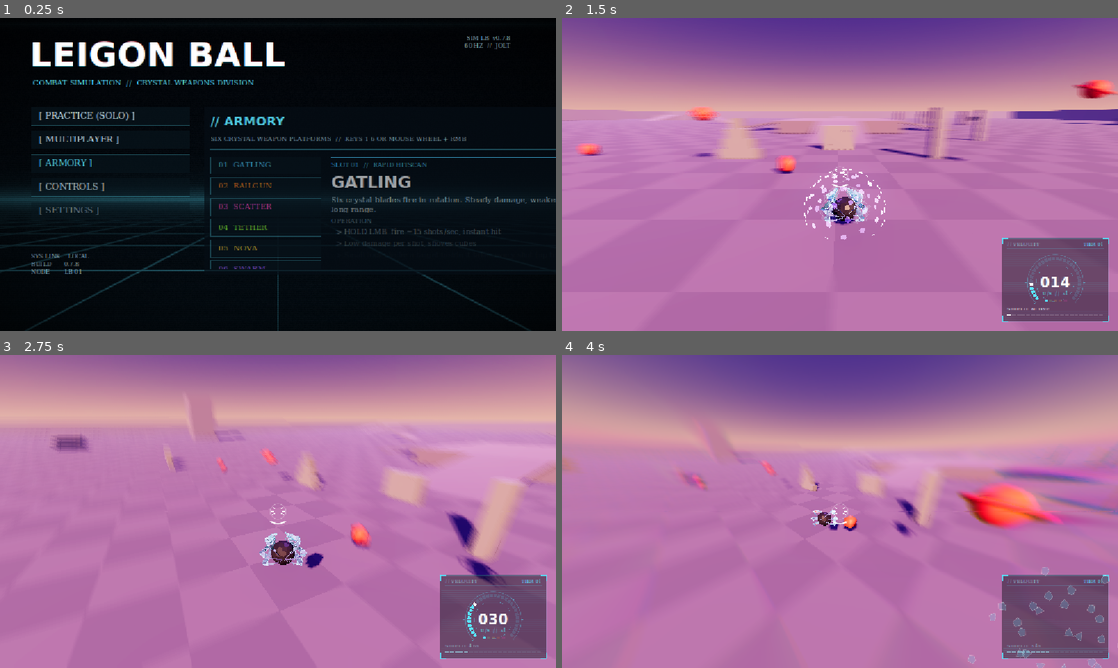
Above: before the commit, frames 1-4 (two rows, left to right).
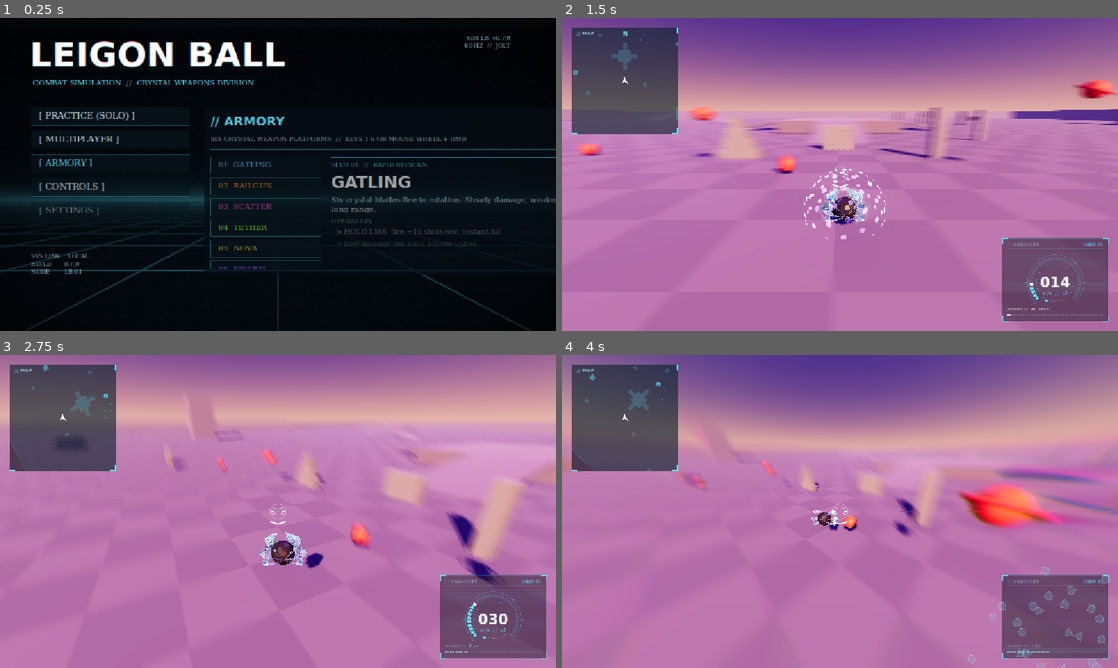
Above: after the commit, the same moments.

Repository: JumpYbutSchooled/Legion-Ball-
Game: Godot game, scene res://scenes/boot.tscn
Two runs of this game, one before a commit and one after it. Both use one fixed random seed, a clock stepped at 60 frames per second and the inputs below.
Inputs (mouse positions are in pixels of both pictures, inside the frame that each line leads up to):
- Up to frame 1 (0.25 s): no input
- Up to frame 2 (1.5 s): click "[ PRACTICE (SOLO) ]" at 0.5 s; move the mouse to (962, 158) at 1.27 s; hold D (move_right) from 1.28 s (still down); tap Q (block) at 1.35 s; click (962, 158) at 1.42 s
- Up to frame 3 (2.75 s): tap Space (jump) at 1.52, 2.27 s; move the mouse to (250, 511) at 2.02 s; release D (move_right) at 2.03 s; hold W (move_forward) from 2.03 s (still down); tap Q (block) at 2.1 s; click (250, 511) at 2.17 s
- Up to frame 4 (4 s): keep holding W (move_forward); move the mouse to (851, 505) at 2.77 s; tap E (camera_right) at 2.85 s; click (851, 505) at 2.92 s; tap Q (block) at 3.05, 3.8 s; move the mouse to (834, 517) at 3.52 s; tap F (dash) at 3.6 s; click (834, 517) at 3.67 s; tap Space (jump) at 3.77 s

The runs differ from the first frame. In frame 1, less than 0.1% of the frame differs, in the area x 13-92%, y 5-80%; in frame 2, 6.5%, in the area x 1-21%, y 3-38%; in frame 3, 6.5%; in frame 4, 6.5%.

Commit message:
Release v0.7.9

Diff:
--- /dev/null
+++ b/scenes/arena_sprawl.tscn
@@ -0,0 +1,64 @@
+[gd_scene format=3]
+
+[ext_resource type="Script" path="res://scripts/spark_colliders.gd" id="1_colliders"]
+[ext_resource type="Script" path="res://scripts/maps/sprawl_map.gd" id="2_sprawl"]
+[ext_resource type="Script" path="res://scripts/arena.gd" id="3_arena"]
+
+[sub_resource type="ProceduralSkyMaterial" id="SkyMat"]
+sky_top_color = Color(0.2, 0.14, 0.42, 1)
+sky_horizon_color = Color(0.92, 0.62, 0.52, 1)
+sky_curve = 0.12
+ground_bottom_color = Color(0.1, 0.05, 0.14, 1)
+ground_horizon_color = Color(0.85, 0.58, 0.52, 1)
+sun_angle_max = 40.0
+
+[sub_resource type="Sky" id="Sky"]
+sky_material = SubResource("SkyMat")
+
+[sub_resource type="Environment" id="Env"]
+background_mode = 2
+sky = SubResource("Sky")
+ambient_light_source = 3
+ambient_light_energy = 0.85
+tonemap_mode = 3
+tonemap_white = 6.0
+ssao_enabled = true
+glow_enabled = true
+glow_intensity = 1.1
+glow_bloom = 0.08
+glow_blend_mode = 1
+fog_enabled = true
+fog_light_color = Color(0.5, 0.38, 0.7, 1)
+fog_light_energy = 0.9
+fog_sun_scatter = 0.35
+fog_density = 0.002
+fog_sky_affect = 0.1
+adjustment_enabled = true
+adjustment_saturation = 1.05
+
+[node name="Arena" type="Node3D"]
+script = ExtResource("3_arena")
+
+[node name="WorldEnvironment" type="WorldEnvironment" parent="."]
+environment = SubResource("Env")
+
+[node name="Sun" type="DirectionalLight3D" parent="."]
+rotation_degrees = Vector3(-32, 35, 0)
+light_color = Color(1, 0.72, 0.5, 1)
+light_energy = 1.35
+shadow_enabled = true
+directional_shadow_max_distance = 250.0
+
+[node name="Fill" type="DirectionalLight3D" parent="."]
+rotation_degrees = Vector3(-40, -145, 0)
+light_color = Color(0.55, 0.35, 1, 1)
+light_energy = 0.45
+sky_mode = 1
+
+[node name="Map" type="Node3D" parent="."]
+script = ExtResource("1_colliders")
+
+[node name="Layout" type="Node3D" parent="Map"]
+script = ExtResource("2_sprawl")
+
+[node name="Players" type="Node3D" parent="."]
--- a/scripts/arena.gd
+++ b/scripts/arena.gd
@@ -73,8 +73,9 @@
 func _start(net: Node) -> void:
 	if net.get("online"):
 		# Cubes and practice targets only exist offline for now (not network-synced).
-		$Targets.queue_free()
-		$LockTargets.queue_free()
+		for practice in ["Targets", "LockTargets"]:
+			if has_node(practice):
+				get_node(practice).queue_free()
 		net.connect("roster_changed", _sync_players)
 	_sync_players()
 
@@ -130,8 +131,24 @@
 func spawn_point(index: int) -> Vector3:
 	if not is_online():
 		return Vector3(0, 1, 60)  # Practice: the old start, facing the cubes.
+	var spots := _map_spawns()
+	if not spots.is_empty():
+		return spots[index % spots.size()]
 	var a := TAU * float(index % SPAWN_COUNT) / SPAWN_COUNT
 	return Vector3(sin(a), 0.0, cos(a)) * SPAWN_RADIUS + Vector3.UP
+
+
+## The map's own spawn points (Map/Layout.spawn_points()), if it has any.
+func _map_spawns() -> Array[Vector3]:
+	var layout := get_node_or_null("Map/Layout")
+	if layout and layout.has_method("spawn_points"):
+		return layout.call("spawn_points")
+	return []
+
+
+func _spawn_count() -> int:
+	var spots := _map_spawns()
+	return spots.size() if not spots.is_empty() else SPAWN_COUNT
 
 
 func is_online() -> bool:
@@ -298,7 +315,7 @@
 func _safest_spawn() -> Vector3:
 	var best := spawn_point(0)
 	var best_score := -1.0
-	for i in SPAWN_COUNT:
+	for i in _spawn_count():
 		var p := spawn_point(i)
 		var nearest := INF
 		for id in _players:
--- a/scripts/local_view.gd
+++ b/scripts/local_view.gd
@@ -5,12 +5,16 @@
 ## player's ball BEFORE adding it, so every piece is wired up by the time it's ready.
 
 const Speedometer := preload("res://scripts/ui/speedometer.gd")
+const Minimap := preload("res://scripts/ui/minimap.gd")
 
 
 func setup(ball: RigidBody3D) -> void:
 	var speedo := Speedometer.new()
 	speedo.ball = ball
 	add_child(speedo)
+	var minimap := Minimap.new()
+	minimap.ball = ball
+	add_child(minimap)
 	var rig := $CameraRig
 	var camera := $CameraRig/Pitch/SpringArm3D/Camera3D
 	var weapon := ball.get_node("Weapon")
--- /dev/null
+++ b/scripts/maps/sprawl_map.gd
@@ -0,0 +1,297 @@
+extends Node3D
+## "Sprawl", the online map, built in code when it loads. It is big and deliberately not
+## a box: an irregular outer boundary, a walled hub in the middle, a broken ring road and
+## four spokes carving it into sectors, all joined by doorways, with every wall far too
+## tall to see over. Cover is scattered with a fixed seed, so every computer (and the
+## server) builds exactly the same map.
+## Builds in _ready, which runs before the parent Map's, so Map's particle colliders
+## (spark_colliders.gd) cover all of this too.
+
+const CheckerShader := preload("res://shaders/checker.gdshader")
+
+## Taller than the ball's 120 m soft ceiling (ball.gd max_height), so nobody gets out.
+const OUTER_HEIGHT := 150.0
+const HUB_HEIGHT := 70.0
+const WALL_HEIGHT := 60.0
+const HUB_RADIUS := 90.0
+const RING_RADIUS := 260.0
+const DOOR := 22.0
+const SPOKES := 4
+const SEED := 7331
+const COVER_COUNT := 90
+
+## Outer boundary (x, z), going round the map: about 1040 x 860 m, no two sides alike.
+const OUTLINE := [
+	Vector2(-480, -120), Vector2(-380, -330), Vector2(-160, -400), Vector2(-60, -300),
+	Vector2(120, -420), Vector2(380, -360), Vector2(500, -160), Vector2(440, 40),
+	Vector2(520, 240), Vector2(360, 400), Vector2(100, 340), Vector2(-40, 440),
+	Vector2(-300, 380), Vector2(-420, 220), Vector2(-520, 80),
+]
+
+## Cover in each of the six sectors gets its own tint, so you can tell where you are.
+const SECTOR_TINTS := [
+	Color(0.62, 0.45, 0.42), Color(0.58, 0.55, 0.38), Color(0.4, 0.56, 0.44),
+	Color(0.38, 0.5, 0.6), Color(0.48, 0.42, 0.62), Color(0.6, 0.42, 0.56),
+]
+
+var _outline := PackedVector2Array(OUTLINE)
+## Footprint [a, b] of every wall, so cover stays out of corridors and doorways.
+var _segments: Array = []
+## [center, radius] of everything scattered so far.
+var _cover: Array = []
+var _spawns: Array[Vector3] = []
+var _phys := PhysicsMaterial.new()
+var _outer_mat := _solid(Color(0.34, 0.3, 0.4))
+var _wall_mat := _solid(Color(0.52, 0.48, 0.54))
+var _hub_mat := _solid(Color(0.42, 0.48, 0.6))
+var _sector_mats: Array = []
+
+
+func _ready() -> void:
+	_phys.friction = 1.0
+	for tint in SECTOR_TINTS:
+		_sector_mats.append(_solid(tint))
+	_build_floor()
+	_build_outer_wall()
+	_build_hub()
+	_build_ring()
+	_build_spokes()
+	_pick_spawns()
+	_scatter_cover()
+
+
+## Where players (re)spawn: one per sector near the hub first, then the outer band.
+func spawn_points() -> Array[Vector3]:
+	return _spawns
+
+
+## The boundary, for the minimap.
+func outline() -> PackedVector2Array:
+	return _outline
+
+
+# --- Layout ---------------------------------------------------------------------------
+
+func _build_floor() -> void:
+	var bounds := Rect2(_outline[0], Vector2.ZERO)
+	for p in _outline:
+		bounds = bounds.expand(p)
+	bounds = bounds.grow(10.0)
+	var mat := ShaderMaterial.new()
+	mat.shader = CheckerShader
+	mat.set_shader_parameter("color_a", Color(0.5, 0.47, 0.5))
+	mat.set_shader_parameter("color_b", Color(0.455, 0.43, 0.465))
+	mat.set_shader_parameter("cell_size", 4.0)
+	var c := bounds.get_center()
+	_box(Vector3(c.x, -0.5, c.y), Vector3(bounds.size.x, 1.0, bounds.size.y), mat)
+
+
+func _build_outer_wall() -> void:
+	for i in _outline.size():
+		_wall(_outline[i], _outline[(i + 1) % _outline.size()], OUTER_HEIGHT, 4.0, _outer_mat)
+
+
+func _build_hub() -> void:
+	# Eight walls, a doorway in the middle of each.
+	for i in 8:
+		var a := Vector2.from_angle(TAU * (i + 0.5) / 8.0) * HUB_RADIUS
+		var b := Vector2.from_angle(TAU * (i + 1.5) / 8.0) * HUB_RADIUS
+		_wall_with_door(a, b, 0.5, 20.0, HUB_HEIGHT, 3.0, _hub_mat)
+	# Raised block in the middle with a ramp down each side (as in the practice arena).
+	_box(Vector3(0, 1.5, 0), Vector3(30, 3, 30), _wall_mat)
+	for k in 4:
+		var yaw := TAU * k / 4.0
+		var out := Vector3(sin(yaw), 0.0, cos(yaw))
+		_box(out * 23.96 + Vector3(0, 1.253, 0), Vector3(10, 0.5, 18.25), _wall_mat, yaw, deg_to_rad(9.46))
+	# Four tall pillars so the doorways don't look straight across the hub.
+	for k in 4:
+		var p := Vector2.from_angle(TAU * (k + 0.5) / 4.0) * 55.0
+		_box(Vector3(p.x, 17.5, p.y), Vector3(7, 35, 7), _hub_mat)
+		_cover.append([p, 5.0])
+
+
+func _build_ring() -> void:
+	# A 12-sided ring road wall with every third side left open; any side that would
+	# poke out of the boundary is left open too.
+	for i in 12:
+		var a := Vector2.from_angle(TAU * i / 12.0) * RING_RADIUS
+		var b := Vector2.from_angle(TAU * (i + 1) / 12.0) * RING_RADIUS
+		if i % 3 != 2 and _inside(a, 30.0) and _inside(b, 30.0):
+			_wall_with_door(a, b, 0.3 if i % 2 == 0 else 0.7, DOOR, WALL_HEIGHT, 3.0, _wall_mat)
+
+
+func _build_spokes() -> void:
+	# Walls from just outside the hub to the boundary, each with doorways.
+	for k in SPOKES:
+		var dir := Vector2.from_angle(_spoke_angle(k))
+		var end := _outline_distance(dir) + 2.0
+		var from := HUB_RADIUS + 15.0
+		for door in [150.0, 320.0]:
+			if door + DOOR > end - 20.0:
+				break
+			_wall(dir * from, dir * door, WALL_HEIGHT, 3.0, _wall_mat)
+			from = door + DOOR
+		_wall(dir * from, dir * end, WALL_HEIGHT, 3.0, _wall_mat)
+
+
+func _pick_spawns() -> void:
+	var outer: Array[Vector3] = []
+	for k in SPOKES:
+		# Halfway between two spokes.
+		var dir := Vector2.from_angle(_spoke_angle(k + 0.5))
+		var inner := dir * 185.0
+		_spawns.append(Vector3(inner.x, 1.0, inner.y))
+		var room := _outline_distance(dir) - RING_RADIUS
+		if room > 60.0:
+			var p := dir * (RING_RADIUS + room * 0.5)
+			outer.append(Vector3(p.x, 1.0, p.y))
+	_spawns.append_array(outer)
+
+
+func _scatter_cover() -> void:
+	var rng := RandomNumberGenerator.new()
+	rng.seed = SEED
+	var bounds := Rect2(_outline[0], Vector2.ZERO)
+	for p in _outline:
+		bounds = bounds.expand(p)
+	var placed := 0
+	for attempt in 6000:
+		if placed >= COVER_COUNT:
+			break
+		var p := Vector2(rng.randf_range(bounds.position.x, bounds.end.x), rng.randf_range(bounds.position.y, bounds.end.y))
+		var yaw := rng.randf() * TAU
+		var kind := rng.randf()
+		var sx := rng.randf_range(6.0, 18.0)
+		var sy := rng.randf_range(3.0, 12.0)
+		var sz := rng.randf_range(6.0, 18.0)
+		var tall := rng.randf_range(28.0, 50.0)
+		var mat: Material = _sector_mats[_sector(p)]
+		var r: float
+		if kind < 0.35:
+			# Block.
+			r = Vector2(sx, sz).length() / 2.0
+			if not _fits(p, r):
+				continue
+			_box(Vector3(p.x, sy / 2.0, p.y), Vector3(sx, sy, sz), mat, yaw)
+		elif kind < 0.5:
+			# Tower.
+			var side := 6.0 + sx * 0.4
+			r = side * 0.71
+			if not _fits(p, r):
+				continue
+			_box(Vector3(p.x, tall / 2.0, p.y), Vector3(side, tall, side), mat, yaw)
+		elif kind < 0.75:
+			# Low cover wall.
+			var length := 12.0 + sx
+			var height := 4.0 + sy * 0.25
+			r = length / 2.0
+			if not _fits(p, r):
+				continue
+			_box(Vector3(p.x, height / 2.0, p.y), Vector3(length, height, 2.0), mat, yaw)
+		elif kind < 0.9:
+			# Kicker ramp.
+			r = 6.0
+			if not _fits(p, r):
+				continue
+			_box(Vector3(p.x, 1.26, p.y), Vector3(8, 0.5, 10.44), mat, yaw, deg_to_rad(16.7))
+		else:
+			# Plateau with a ramp up one side.
+			var half := 10.0 + sz * 0.3
+			r = half + 24.0
+			if not _fits(p, r):
+				continue
+			_box(Vector3(p.x, 2.0, p.y), Vector3(half * 2.0, 4.0, half * 2.0), mat, yaw)
+			var out := Vector3(sin(yaw), 0.0, cos(yaw))
+			_box(Vector3(p.x, 1.753, p.y) + out * (half + 11.96), Vector3(10, 0.5, 24.33), mat, yaw, deg_to_rad(9.46))
+		_cover.append([p, r])
+		placed += 1
+
+
+## True if something of radius `r` at `p` stays clear of the hub, walls, spawns and
+## other cover.
+func _fits(p: Vector2, r: float) -> bool:
+	if p.length() < HUB_RADIUS + r + 10.0 or not _inside(p, r + 10.0):
+		return false
+	for s in _segments:
+		if p.distance_to(Geometry2D.get_closest_point_to_segment(p, s[0], s[1])) < r + 8.0:
+			return false
+	for s in _spawns:
+		if p.distance_to(Vector2(s.x, s.z)) < r + 14.0:
+			return false
+	for c in _cover:
+		if p.distance_to(c[0]) < r + c[1] + 6.0:
+			return false
+	return true
+
+
+# --- Helpers --------------------------------------------------------------------------
+
+## Inside the boundary and at least `margin` from it.
+func _inside(p: Vector2, margin: float) -> bool:
+	if not Geometry2D.is_point_in_polygon(p, _outline):
+		return false
+	for i in _outline.size():
+		var q := Geometry2D.get_closest_point_to_segment(p, _outline[i], _outline[(i + 1) % _outline.size()])
+		if p.distance_to(q) < margin:
+			return false
+	return true
+
+
+## How far from the centre the boundary is in direction `dir`.
+func _outline_distance(dir: Vector2) -> float:
+	var best := INF
+	for i in _outline.size():
+		var hit = Geometry2D.segment_intersects_segment(Vector2.ZERO, dir * 2000.0, _outline[i], _outline[(i + 1) % _outline.size()])
+		if hit != null:
+			best = minf(best, (hit as Vector2).length())
+	return best
+
+
+func _spoke_angle(k: float) -> float:
+	return TAU * k / SPOKES + TAU / 24.0
+
+
+## Which of the six tint zones `p` is in.
+func _sector(p: Vector2) -> int:
+	return int(fposmod(p.angle() - TAU / 24.0, TAU) / (TAU / 6.0)) % 6
+
+
+func _wall(a: Vector2, b: Vector2, height: float, thick: float, mat: Material) -> void:
+	var d := b - a
+	var mid := (a + b) / 2.0
+	_box(Vector3(mid.x, height / 2.0, mid.y), Vector3(d.length() + thick, height, thick), mat, -d.angle())
+	_segments.append([a, b])
+
+
+## A wall from a to b with a doorway `width` wide, `at` of the way along.
+func _wall_with_door(a: Vector2, b: Vector2, at: float, width: float, height: float, thick: float, mat: Material) -> void:
+	var d := (b - a).normalized()
+	var mid := a.lerp(b, at)
+	_wall(a, mid - d * width / 2.0, height, thick, mat)
+	_wall(mid + d * width / 2.0, b, height, thick, mat)
+
+
+## A solid box: turned `yaw` about Y, then tipped `pitch` (its +z end goes down).
+func _box(center: Vector3, size: Vector3, mat: Material, yaw := 0.0, pitch := 0.0) -> void:
+	var body := StaticBody3D.new()
+	body.transform = Transform3D(Basis.from_euler(Vector3(pitch, yaw, 0.0)), center)
+	body.physics_material_override = _phys
+	var mesh := MeshInstance3D.new()
+	var box_mesh := BoxMesh.new()
+	box_mesh.size = size
+	mesh.mesh = box_mesh
+	mesh.material_override = mat
+	body.add_child(mesh)
+	var shape := CollisionShape3D.new()
+	var box_shape := BoxShape3D.new()
+	box_shape.size = size
+	shape.shape = box_shape
+	body.add_child(shape)
+	add_child(body)
+
+
+static func _solid(color: Color) -> StandardMaterial3D:
+	var mat := StandardMaterial3D.new()
+	mat.albedo_color = color
+	mat.roughness = 0.85
+	return mat
--- a/scripts/net/net.gd
+++ b/scripts/net/net.gd
@@ -21,7 +21,8 @@
 ## Port a dedicated server listens on when not told otherwise (Render sets $PORT).
 const SERVER_PORT := 7778
 const MAX_PLAYERS := 8
-const ARENA_SCENE := "res://scenes/arena.tscn"
+## Online matches use the big walled map; offline practice keeps scenes/arena.tscn.
+const ARENA_SCENE := "res://scenes/arena_sprawl.tscn"
 const MENU_SCENE := "res://scenes/menu.tscn"
 const CONNECT_TIMEOUT := 8.0
 ## A sleeping free-tier server takes up to about a minute to wake; keep retrying this long.
--- /dev/null
+++ b/scripts/ui/minimap.gd
@@ -0,0 +1,185 @@
+extends CanvasLayer
+## Minimap, top-left. The level from above, turning with the camera so straight up is the
+## way you're looking; taller walls draw brighter. Other players only show while you can
+## actually see them (nothing in the way) or they're very close, then fade out where they
+## were last seen, so the map doesn't give everyone's position away.
+## Reads the level itself: every box collider under the arena's Map node, plus the map's
+## outline() if it has one (sprawl_map.gd).
+
+const UIStyle := preload("res://scripts/ui/ui_style.gd")
+
+const SIZE := 220.0
+const MARGIN := 20.0
+## Metres from the centre of the minimap to its edge.
+const RANGE := 130.0
+## Players this close always show, wall or not.
+const CLOSE := 25.0
+## Seconds a player's last-seen dot takes to fade.
+const FADE := 2.5
+const CHECK_INTERVAL := 0.1
+## Boxes with a footprint bigger than this are floors.
+const FLOOR_AREA := 40000.0
+
+var ball: RigidBody3D
+
+var _panel: Control
+var _font: Font
+var _outline := PackedVector2Array()
+var _floors: Array = []  # PackedVector2Array each
+var _shapes: Array = []  # [footprint, top height], lowest first
+var _collected := false
+var _seen := {}  # peer id -> [last seen position (x, z), seconds since]
+var _check_timer := 0.0
+
+
+func _ready() -> void:
+	layer = 4
+	_font = UIStyle.font(true)
+	_panel = Control.new()
+	_panel.position = Vector2(MARGIN, MARGIN)
+	_panel.size = Vector2(SIZE, SIZE)
+	_panel.clip_contents = true
+	_panel.mouse_filter = Control.MOUSE_FILTER_IGNORE
+	_panel.draw.connect(_draw_map)
+	add_child(_panel)
+
+
+func _process(delta: float) -> void:
+	for id in _seen:
+		_seen[id][1] += delta
+	_panel.queue_redraw()
+
+
+func _physics_process(delta: float) -> void:
+	_check_timer -= delta
+	var arena := _arena()
+	if _check_timer > 0.0 or not ball or not arena:
+		return
+	_check_timer = CHECK_INTERVAL
+	var alive: Dictionary = arena.get("alive")
+	var space := ball.get_world_3d().direct_space_state
+	var eye := ball.global_position + Vector3.UP * 0.5
+	for other in arena.get_node("Players").get_children():
+		if other == ball or not other is RigidBody3D:
+			continue
+		var id := int(String(other.name).trim_prefix("P"))
+		if not alive.get(id, true):
+			_seen.erase(id)
+			continue
+		var to: Vector3 = other.global_position + Vector3.UP * 0.5
+		var in_sight := eye.distance_to(to) < CLOSE
+		if not in_sight:
+			var query := PhysicsRayQueryParameters3D.create(eye, to)
+			query.exclude = [ball.get_rid()]
+			var hit := space.intersect_ray(query)
+			in_sight = hit.is_empty() or hit.get("collider") == other
+		if in_sight:
+			_seen[id] = [Vector2(to.x, to.z), 0.0]
+
+
+func _arena() -> Node:
+	var scene := get_tree().current_scene
+	return scene if scene and scene.has_method("player_ball") else null
+
+
+func _collect_level() -> void:
+	_collected = true
+	var arena := _arena()
+	var map := arena.get_node_or_null("Map") if arena else null
+	if not map:
+		return
+	var layout := map.get_node_or_null("Layout")
+	if layout and layout.has_method("outline"):
+		_outline = layout.call("outline")
+	_collect(map)
+	_shapes.sort_custom(func(a: Array, b: Array) -> bool: return a[1] < b[1])
+
+
+func _collect(node: Node) -> void:
+	for child in node.get_children():
+		_collect(child)
+	var size := Vector3.ZERO
+	if node is CSGBox3D and (node as CSGBox3D).use_collision:
+		size = (node as CSGBox3D).size
+	elif node is CollisionShape3D and (node as CollisionShape3D).shape is BoxShape3D:
+		size = ((node as CollisionShape3D).shape as BoxShape3D).size
+	if size == Vector3.ZERO:
+		return
+	var xf: Transform3D = (node as Node3D).global_transform
+	var poly := PackedVector2Array()
+	for corner in [Vector3(-1, 0, -1), Vector3(1, 0, -1), Vector3(1, 0, 1), Vector3(-1, 0, 1)]:
+		var p: Vector3 = xf * (corner * size / 2.0)
+		poly.append(Vector2(p.x, p.z))
+	if size.x * size.z > FLOOR_AREA:
+		_floors.append(poly)
+	else:
+		_shapes.append([poly, (xf * Vector3(0, size.y / 2.0, 0)).y])
+
+
+func _draw_map() -> void:
+	var cam := get_viewport().get_camera_3d()
+	if not ball or not cam:
+		return
+	if not _collected:
+		_collect_level()
+	var rect := Rect2(Vector2.ZERO, Vector2(SIZE, SIZE))
+	var center := rect.size / 2.0
+	# Turn the map so the camera's facing points straight up.
+	var fwd := -cam.global_basis.z
+	var facing := Vector2(fwd.x, fwd.z)
+	if facing.length_squared() < 0.0001:
+		var up := cam.global_basis.y
+		facing = Vector2(up.x, up.z)
+	var turn := -PI / 2.0 - facing.angle()
+	var me := Vector2(ball.global_position.x, ball.global_position.z)
+	var zoom := center.x / RANGE
+	var to_screen := Transform2D(turn, Vector2(zoom, zoom), 0.0, center) * Transform2D(0.0, -me)
+
+	_panel.draw_rect(rect, Color(0.02, 0.05, 0.08, 0.62))
+	_panel.draw_set_transform_matrix(to_screen)
+	var ground := Color(UIStyle.ACCENT, 0.07)
+	if _outline.size() >= 3:
+		_panel.draw_colored_polygon(_outline, ground)
+	else:
+		for poly in _floors:
+			_panel.draw_colored_polygon(poly, ground)
+	for shape in _shapes:
+		var k := clampf(shape[1] / 40.0, 0.0, 1.0)
+		_panel.draw_colored_polygon(shape[0], Color(UIStyle.ACCENT, lerpf(0.16, 0.75, k)))
+	_panel.draw_set_transform_matrix(Transform2D.IDENTITY)
+
+	# Other players, where they were last seen; pinned to the edge if off the map.
+	var net := get_tree().root.get_node_or_null("Net")
+	var arena := _arena()
+	if arena:
+		for other in arena.get_node("Players").get_children():
+			var id := int(String(other.name).trim_prefix("P"))
+			if other == ball or not _seen.has(id):
+				continue
+			var age: float = _seen[id][1]
+			var alpha := clampf(1.0 - (age - CHECK_INTERVAL * 1.5) / FADE, 0.0, 1.0)
+			if alpha <= 0.0:
+				continue
+			var pos: Vector2 = (to_screen * (_seen[id][0] as Vector2)).clamp(Vector2(6, 6), rect.size - Vector2(6, 6))
+			var color: Color = net.call("player_color", id) if net else Color.WHITE
+			_panel.draw_circle(pos, 5.5, Color(0, 0, 0, 0.6 * alpha))
+			_panel.draw_circle(pos, 4.0, Color(color, alpha))
+
+	# You: an arrow in the middle, always pointing up.
+	_panel.draw_colored_polygon(PackedVector2Array([
+		center + Vector2(0, -8), center + Vector2(6, 6), center + Vector2(0, 3), center + Vector2(-6, 6),
+	]), Color.WHITE)
+
+	# North marker on the rim.
+	var north := center + Vector2(0, -1).rotated(turn) * (center.x - 12.0)
+	_panel.draw_string(_font, north + Vector2(-4, 5), "N", HORIZONTAL_ALIGNMENT_LEFT, -1, 12, UIStyle.ACCENT)
+
+	# Frame: hairline border, bright corner brackets and a header, like the speedometer.
+	_panel.draw_rect(rect, Color(UIStyle.ACCENT, 0.25), false, 1.0)
+	var b := 12.0
+	for corner in [rect.position, Vector2(rect.end.x, 0), rect.end, Vector2(0, rect.end.y)]:
+		var sx := 1.0 if corner.x == 0.0 else -1.0
+		var sy := 1.0 if corner.y == 0.0 else -1.0
+		_panel.draw_line(corner, corner + Vector2(b * sx, 0), UIStyle.ACCENT, 2.0)
+		_panel.draw_line(corner, corner + Vector2(0, b * sy), UIStyle.ACCENT, 2.0)
+	_panel.draw_string(_font, Vector2(10, 16), "// MAP", HORIZONTAL_ALIGNMENT_LEFT, -1, 10, UIStyle.TEXT_DIM)
--- a/scripts/weapons/tether.gd
+++ b/scripts/weapons/tether.gd
@@ -17,15 +17,15 @@
 
 @export var max_range := 120.0
 ## How fast the rope winds in, in m/s.
-@export var reel_speed := 22.0
+@export var reel_speed := 28.0
 ## Constant pull toward the hook while reeling.
-@export var pull_accel := 20.0
+@export var pull_accel := 30.0
 ## Extra pull per metre the rope is stretched past its current length.
-@export var stiffness := 45.0
+@export var stiffness := 80.0
 ## Extra pull per m/s you're moving away from the hook while stretched.
-@export var damping := 10.0
+@export var damping := 16.0
 ## Cap on the rope's pull, in m/s^2.
-@export var max_accel := 160.0
+@export var max_accel := 200.0
 ## Most the rope can pull you upward, in m/s^2 on top of cancelling gravity. Kept low so
 ## the tether swings and hauls you, but can't be used to fly.
 @export var max_lift := 6.0
Not shown, added: scripts/maps/sprawl_map.gd.uid
Not shown, added: scripts/ui/minimap.gd.uid
Not shown, changed: version.txt
